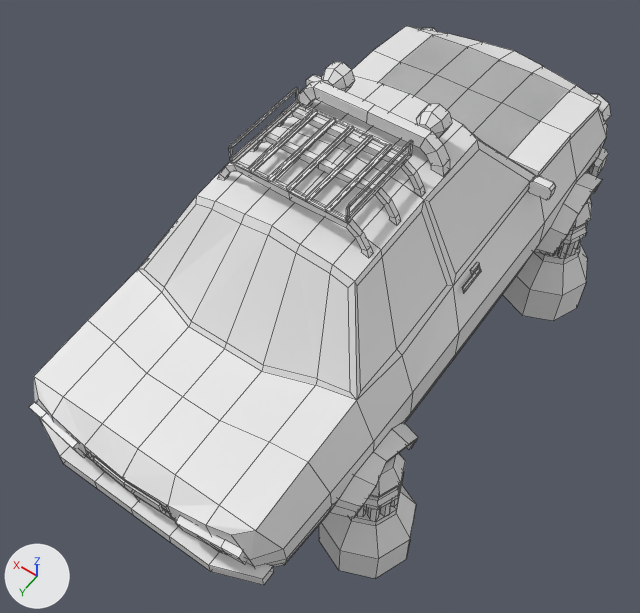
Before and after pictures for a commit that changed the Blender file Assets/Models/Car.blend.
Camera for both pictures: a 50 mm lens placed at (-1.27, 2.61, 2.73), pointed at (0.01, 0.81, -0.1). The axes (+X, +Y, +Z) are drawn at lower left. The lights are the same throughout. Mesh edges are drawn as thin lines.

Before the edit, the objects in view are built like this:
```python
me_cube_004 = bpy.data.meshes.new('Cube.004')
me_cube_004.from_pydata(...)  # 2558 vertices, 2202 faces; spans x -0.75..0.74, y -1.4..1.31, z -0.31..1.17
ob_cube_001 = bpy.data.objects.new('Cube.001', me_cube_004)
ob_cube_001.location = (0.004, 0.603, -0.378)
```
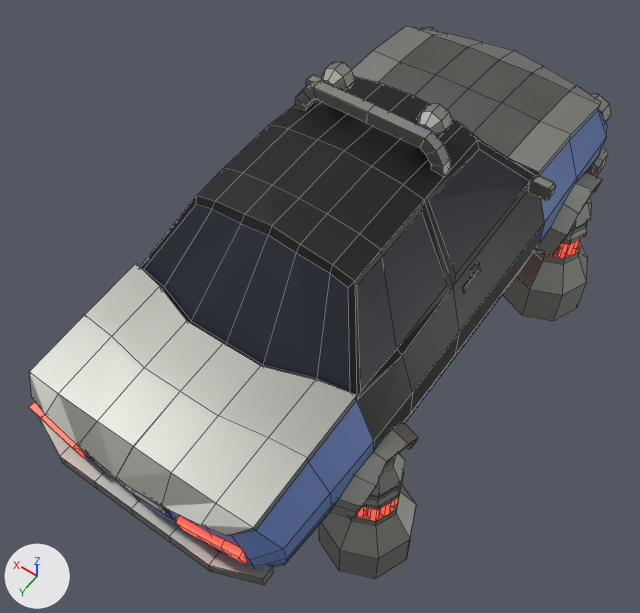
Location of each change, (x1, y1, x2, y2) in pixels of the pictures (640 x 613 px):
part 1 of me_cube_004, deleted: before (218, 88, 425, 258)
part 2 of me_cube_004, built on: before (34, 270, 357, 535); after (29, 263, 357, 536)
part 3 of me_cube_004, recoloured (grey to blue): (80, 109, 607, 568) in both
part 4 of me_cube_004, recoloured: (40, 26, 611, 585) in both
part 5 of me_cube_004, recoloured (white to red): (29, 238, 583, 564) in both
part 6 of me_cube_004, recoloured (white to black): (140, 77, 545, 451) in both
part 7 of me_cube_004, recoloured: (144, 149, 530, 392) in both

Diff of the bpy script that builds the scene:
```diff
--- a/Assets/Models/Car.blend.py
+++ b/Assets/Models/Car.blend.py
@@ mat_material_002 @@
+mat_material_002 = principled_material('Material.002')
+mat_material_002.base_color = (0.507, 0.117, 0.0231)  # orange #bd602a
@@ mat_material_001 @@
+mat_material_001 = principled_material('Material.001')
+mat_material_001.base_color = (0.0, 0.0, 0.0)  # black #000000
@@ mat_material_003 @@
+mat_material_003 = principled_material('Material.003')
+mat_material_003.base_color = (0.00973, 0.0144, 0.0272)  # dark blue #19202e
@@ mat_material @@
+mat_material = principled_material('Material')
+mat_material.base_color = (0.404, 0.411, 0.374)  # grey #aaaca5
+mat_material.metallic = 1.0
@@ mat_glow_stick @@
+mat_glow_stick = principled_material('Glow stick')
+mat_glow_stick.base_color = (1.0, 0.0865, 0.0505)  # red #ff5340
+mat_glow_stick.emission_color = (1.0, 0.0865, 0.0497)  # red #ff533f
+mat_glow_stick.emission_strength = 1.0
@@ mat_white @@
+mat_white = principled_material('White')
+mat_white.base_color = (0.8, 0.8, 0.8)  # white #e7e7e7
@@ mat_light @@
+mat_light = principled_material('Light')
+mat_light.base_color = (0.8, 0.8, 0.8)  # white #e7e7e7
+mat_light.emission_strength = 1.0
@@ mat_car_main_color @@
+mat_car_main_color = principled_material('car_main_color')
+mat_car_main_color.base_color = (0.124, 0.211, 0.517)  # blue #637fbe
@@ me_cube_004 @@
 # used by ob_cube_001; location = (0.004, 0.603, -0.378)
-me_cube_004.from_pydata(...)  # 2558 vertices, 2202 faces; spans x -0.75..0.74, y -1.4..1.31, z -0.31..1.17
+me_cube_004.from_pydata(...)  # 2334 vertices, 1978 faces; spans x -0.75..0.74, y -1.4..1.33, z -0.31..1.15
+# me_cube_004 part 1: 8 loose pieces with 248 vertices, spanning x -0.32..0.31, y 0.03..0.41, z 0.97..1.17, are deleted
+# me_cube_004 part 2
+# 8 vertices are removed from x -0.34..0.33, y 0.97..1.22, z 0.62..0.64
+# 18 faces are deleted
+# 22 vertices are added at x -0.48..0.47, y 0.96..1.33, z 0.58..0.68
+# 10 new vertices lie (0.0, 0.0, 0.04) away from vertices in x -0.48..0.47, y 0.69..1.0, z 0.64..0.66
+# 42 new faces join them, mat_material (grey #aaaca4)
+# me_cube_004 part 3: 243 faces spanning x -0.57..0.63, y -1.31..1.31, z -0.05..1.15 switch from no material to mat_car_main_color (blue #637fbe)
+# me_cube_004 part 4: 1037 faces spanning x -0.75..0.74, y -1.4..1.31, z -0.31..1.15 switch from no material to mat_material (grey #aaaca4)
+# me_cube_004 part 5: 400 faces spanning x -0.66..0.65, y -1.0..1.31, z 0.05..0.53 switch from no material to mat_glow_stick (red #ff533f)
+# me_cube_004 part 6: 157 faces spanning x -0.57..0.55, y -1.4..0.78, z -0.14..1.03 switch from no material to mat_material_001 (black #000000)
+# me_cube_004 part 7: 18 faces spanning x -0.48..0.47, y -0.57..0.77, z 0.66..0.99 switch from no material to mat_material_003 (dark blue #19202e)
+me_cube_004.materials.append(mat_light)  # white #e7e7e7
+me_cube_004.materials.append(mat_white)  # white #e7e7e7
+me_cube_004.materials.append(mat_material_002)  # orange #bd602a
```
